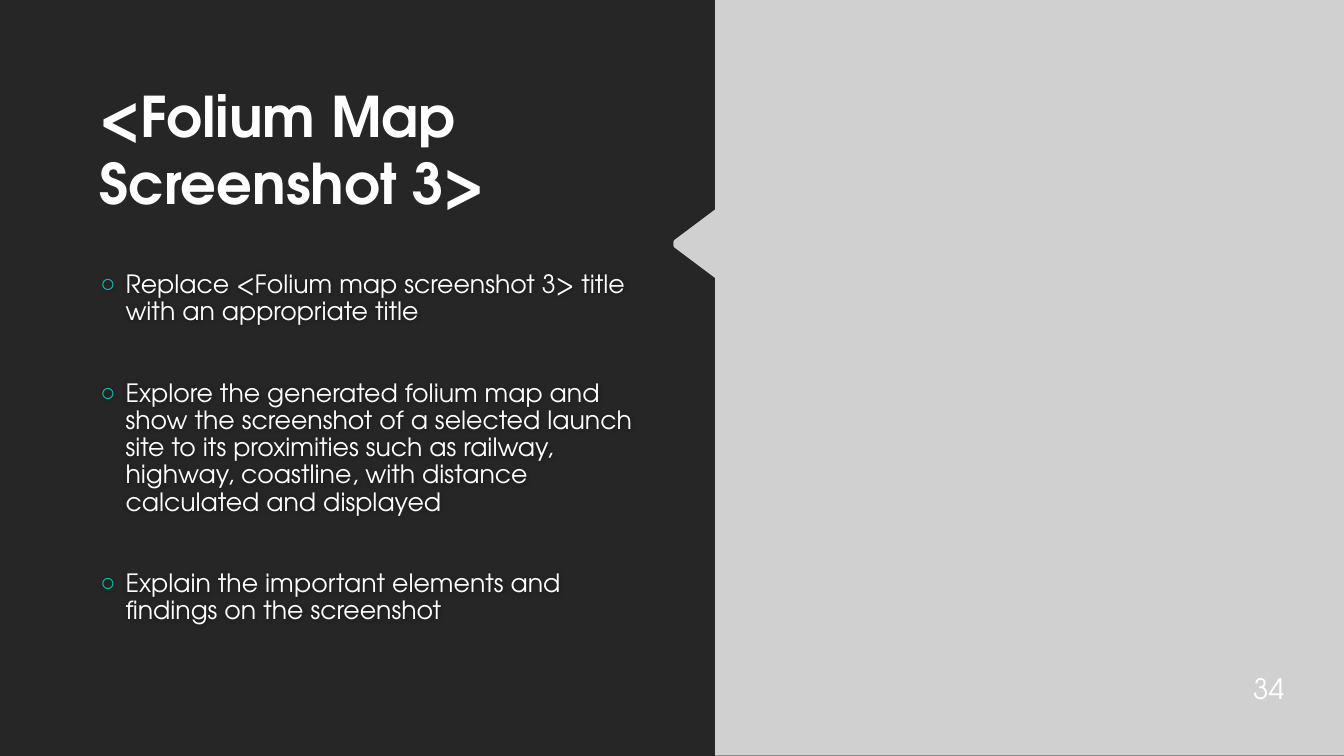
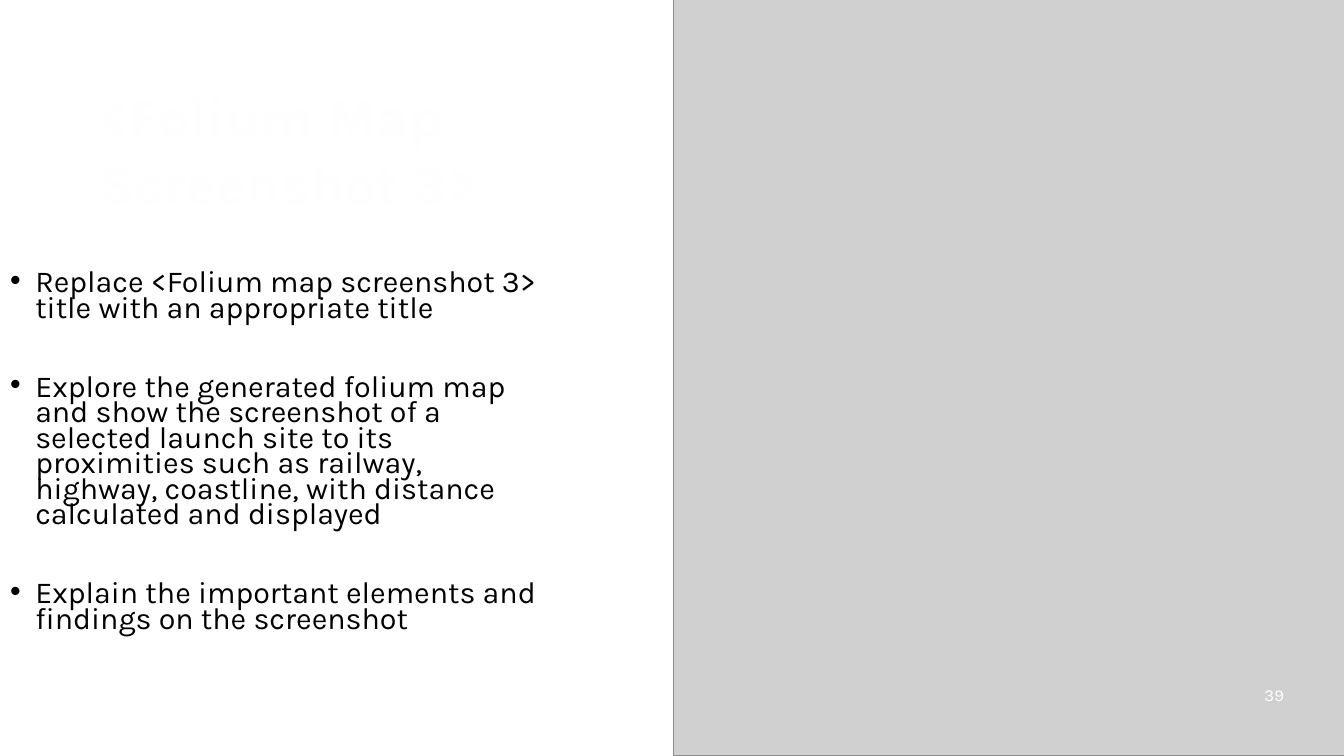
Before and after one commit to ObD-lance/data-science-capstone, a slide deck: slide 39 of LancePeterson-ds-capstone-slides.pptx (slide 34 before the commit). Drawn at 1344x756 pixels with LibreOffice and Linux fonts; fonts in the diff are those of the drawing; grey boxes stand for pictures; background and template pictures are left out. Boxes give left, top, right and bottom in pixels: in the first picture for what was removed or moved away, otherwise in the second. Text is boxed around its words. In the diff, an @@ line names an element or a change of style, - is before the commit and + after.

```diff
--- a/LancePeterson-ds-capstone-slides.pptx
+++ b/LancePeterson-ds-capstone-slides.pptx
@@ background #212121 to picture (left out) @@
@@ freeform shape removed at (x1=0, y1=0, x2=715, y2=756) @@
@@ text "<Folium Map Screenshot 3>" at (x1=151, y1=271, x2=536, y2=300): font TeX Gyre Adventor to Karla @@
@@ text "Replace <Folium map screenshot 3> ..." moved from (x1=126, y1=274, x2=632, y2=625) to (x1=35, y1=271, x2=536, y2=637) @@
@@ text "Replace <Folium map screenshot 3> ..." at (x1=35, y1=271, x2=536, y2=637): size 18 to 21.7 pt, font TeX Gyre Adventor to Karla, text colour #FFFFFF to #000000; bullet ○ to •; line spacing 0.9 to 0.7 @@
@@ page number at (x1=1264, y1=691, x2=1284, y2=701): text changed; size 20 to 12 pt; font TeX Gyre Adventor to Karla @@
-34
+39
```
Also in this commit, not shown: 37 other slides changed, 8 slides added, 3 slides removed, 3 other files.
